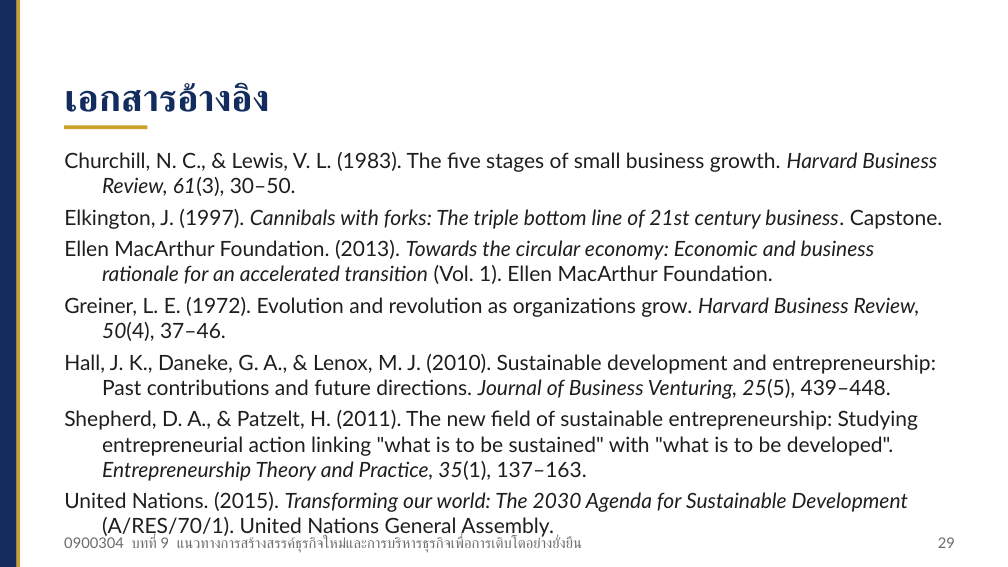
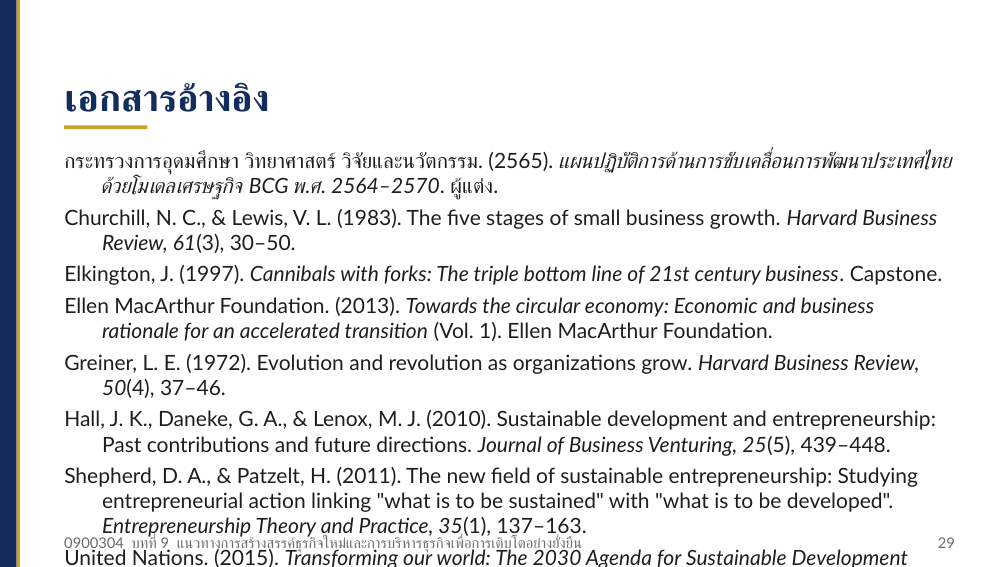
Before and after one commit to Aj-Warawut/academic-web-teaching, a slide deck: slide 29 of nv/files/nv_0900304_บทที่09_สไลด์.pptx. Drawn at 1008x567 pixels with LibreOffice and Linux fonts; fonts in the diff are those of the drawing. Boxes give left, top, right and bottom in pixels: in the first picture for what was removed or moved away, otherwise in the second. Text is boxed around its words. In the diff, an @@ line names an element or a change of style, - is before the commit and + after.

```diff
--- a/nv/files/nv_0900304_บทที่09_สไลด์.pptx
+++ b/nv/files/nv_0900304_บทที่09_สไลด์.pptx
@@ text at <box>64,151,952,200</box>: paragraph added @@
+กระทรวงการอุดมศึกษา วิทยาศาสตร์ วิจัยและนวัตกรรม. (2565). แผนปฏิบัติการด้านการขับเคลื่อนการพัฒนาประเทศไทยด้วยโมเดลเศรษฐกิจ BCG พ.ศ. 2564–2570. ผู้แต่ง.
```
Also in this commit, not shown: 2 other slides changed, 8 other files.
